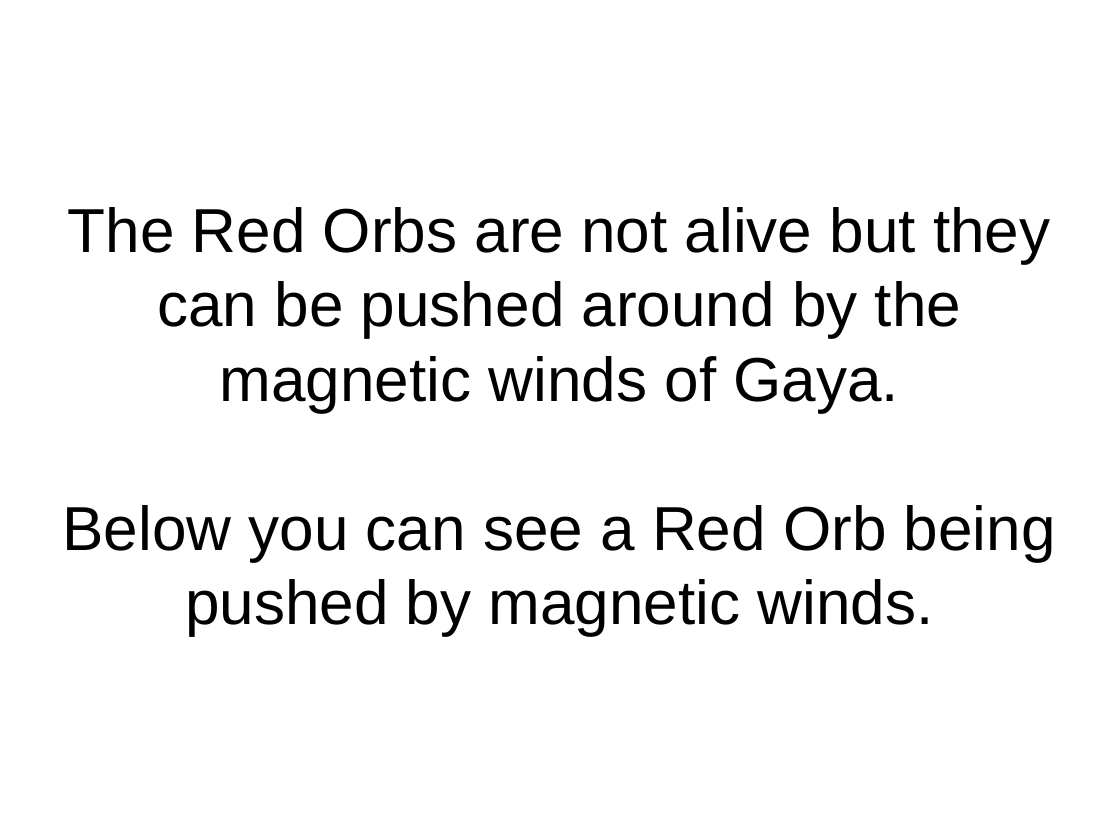
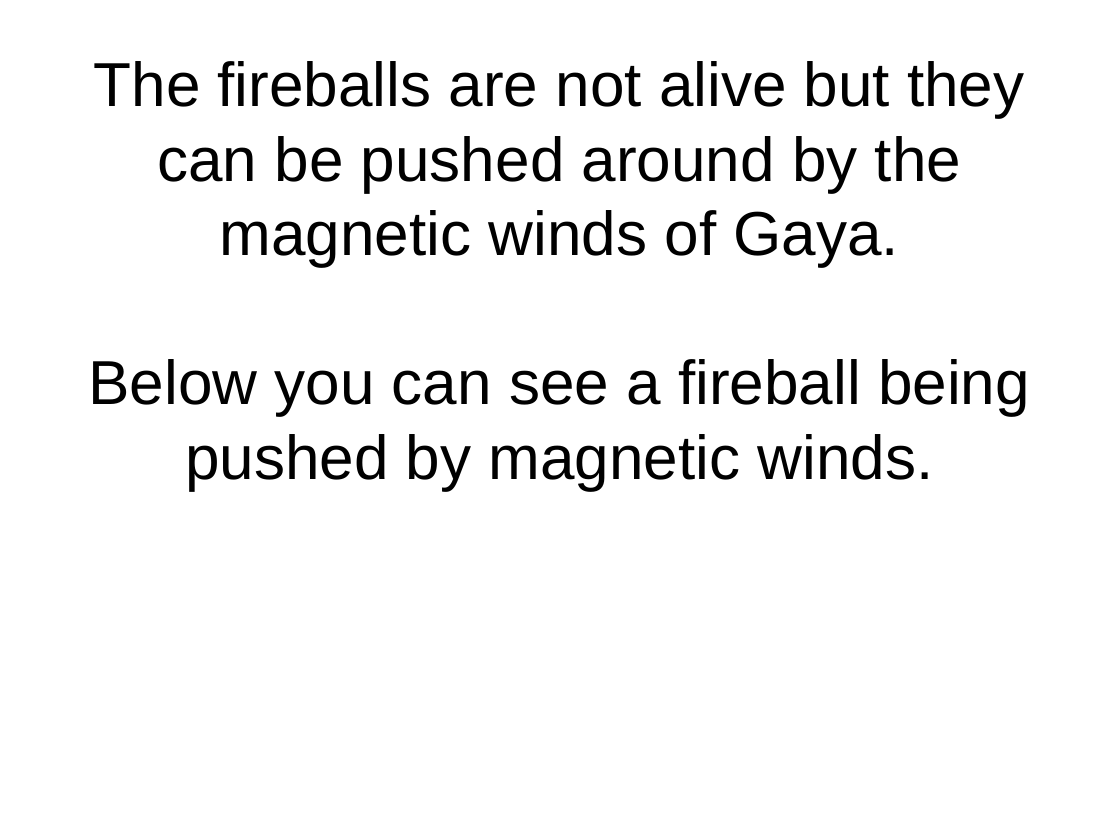
Before and after one commit to flxsosa/MoralDynamics, a slide deck: slide 5 of experiment_template/experiment_slides.odp. Drawn at 1120x840 pixels with LibreOffice and Linux fonts; fonts in the diff are those of the drawing. Boxes give left, top, right and bottom in pixels: in the first picture for what was removed or moved away, otherwise in the second. Text is boxed around its words. In the diff, an @@ line names an element or a change of style, - is before the commit and + after.

```diff
--- a/experiment_template/experiment_slides.odp
+++ b/experiment_template/experiment_slides.odp
@@ title "The fireballs are not alive ..." at <box>88,61,1030,490</box>: vertical alignment middle to top @@
@@ title at <box>88,61,1030,490</box>: text changed @@
-The Red Orbs are not alive but they can be pushed around by the magnetic winds of Gaya.
-Below you can see a Red Orb being pushed by magnetic winds.
+The fireballs are not alive but they can be pushed around by the magnetic winds of Gaya.
+Below you can see a fireball being pushed by magnetic winds.
```
Also in this commit, not shown: 7 other slides changed, 14 other files.
